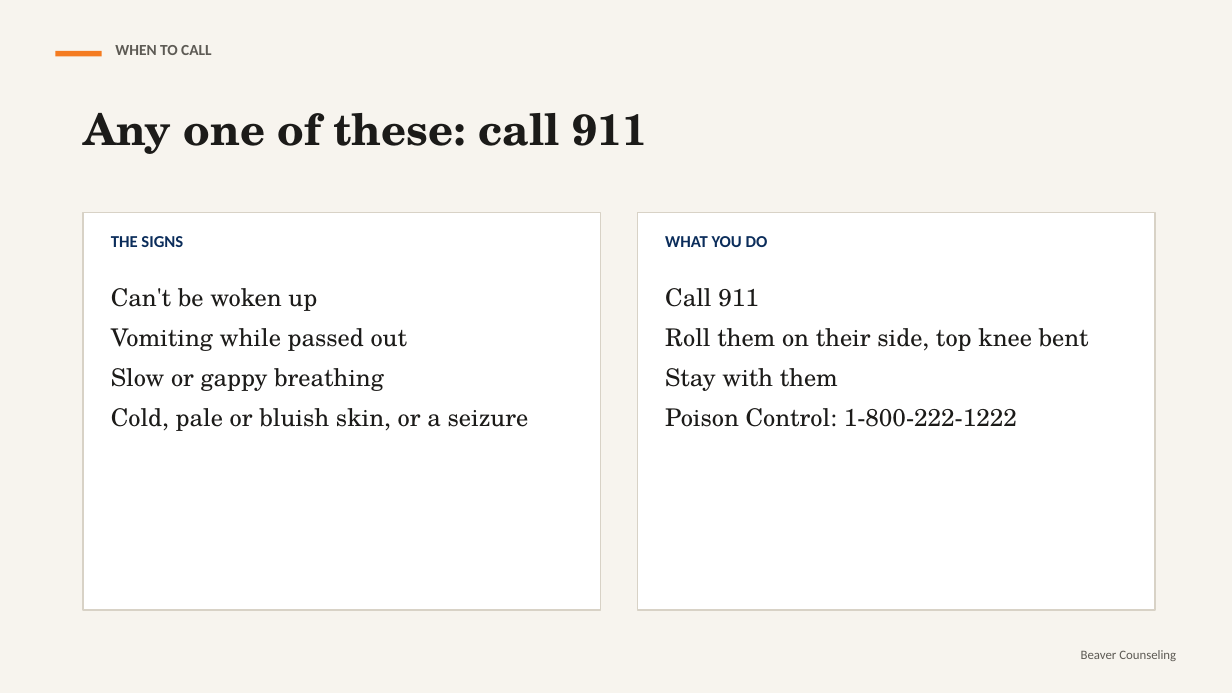
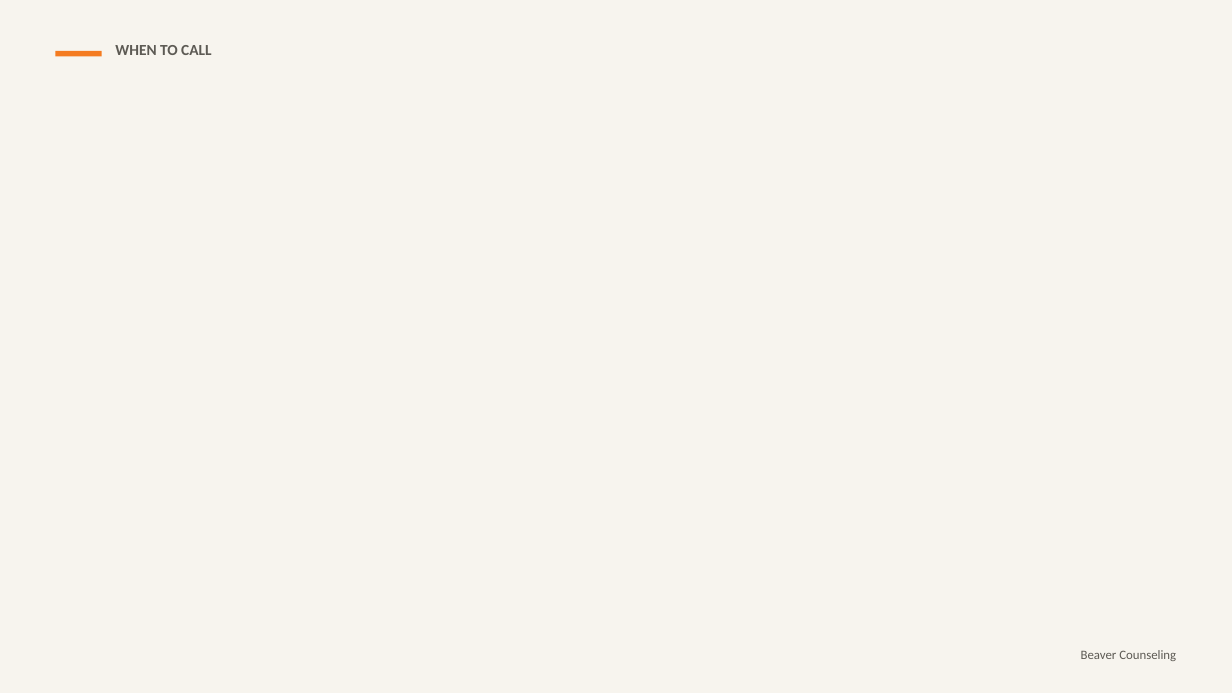
Before and after one commit to rmwtoolkit/bcds-toolkit, a slide deck: slide 17 of decks/alcohol-and-your-brain-lesson-v2.pptx (slide 9 before the commit). Drawn at 1232x693 pixels with LibreOffice and Linux fonts; fonts in the diff are those of the drawing; background and template pictures are left out. Boxes give left, top, right and bottom in pixels: in the first picture for what was removed or moved away, otherwise in the second. Text is boxed around its words. In the diff, an @@ line names an element or a change of style, - is before the commit and + after.

```diff
--- a/decks/alcohol-and-your-brain-lesson-v2.pptx
+++ b/decks/alcohol-and-your-brain-lesson-v2.pptx
@@ text removed at (x1=83, y1=113, x2=647, y2=154) @@
-Any one of these: call 911
@@ rectangle removed at (x1=83, y1=213, x2=601, y2=610) @@
@@ text removed at (x1=111, y1=236, x2=183, y2=247) @@
-THE SIGNS
@@ rectangle removed at (x1=638, y1=213, x2=1155, y2=610) @@
@@ text removed at (x1=665, y1=236, x2=768, y2=247) @@
-WHAT YOU DO
@@ text removed at (x1=111, y1=288, x2=529, y2=431) @@
-Can't be woken up
-Vomiting while passed out
-Slow or gappy breathing
-Cold, pale or bluish skin, or a seizure
@@ text removed at (x1=665, y1=288, x2=1089, y2=427) @@
-Call 911
-Roll them on their side, top knee bent
-Stay with them
-Poison Control: 1-800-222-1222
```
Also in this commit, not shown: 6 other slides changed, 16 slides added, 5 slides removed, 5 other files.
